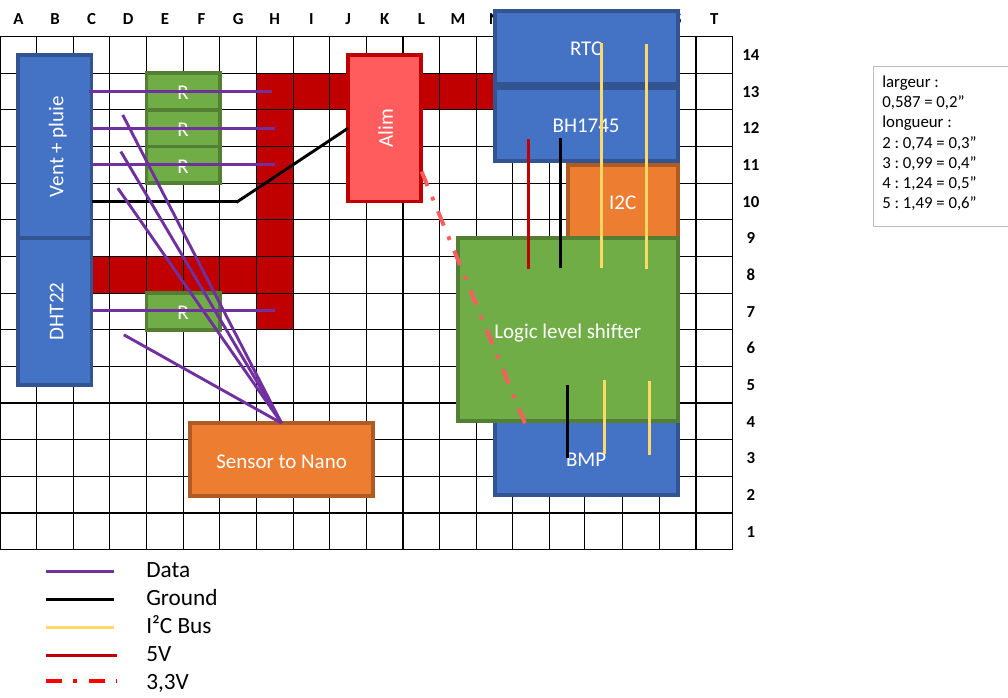
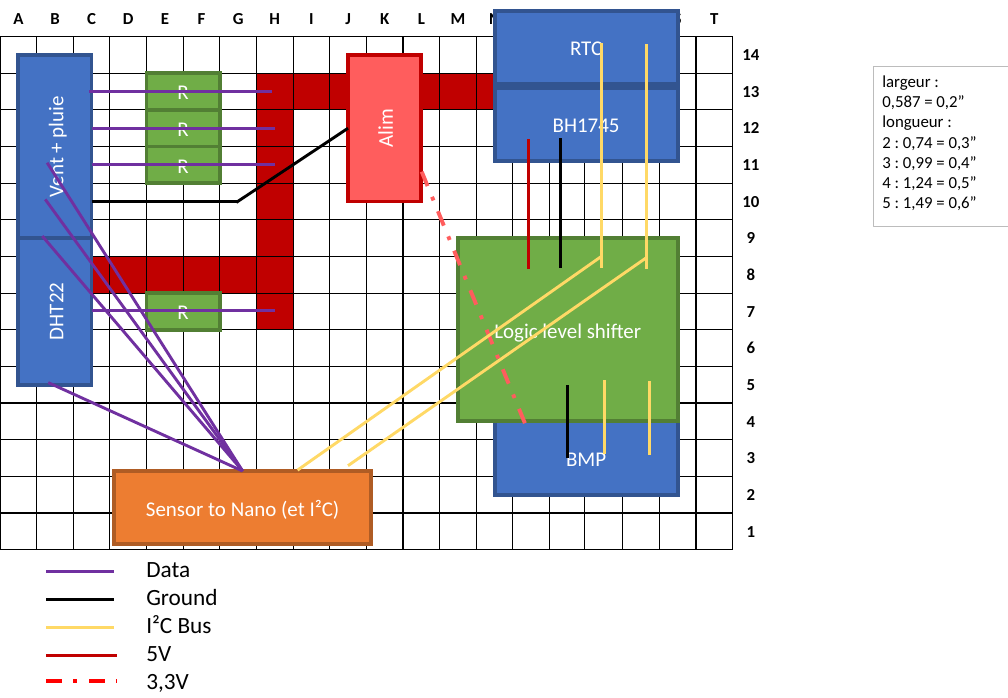
Before and after one commit to brice1401/StationMeteo, a slide deck: slide 1 of Carte.pptx. Drawn at 1008x698 pixels with LibreOffice and Linux fonts; fonts in the diff are those of the drawing. Boxes give left, top, right and bottom in pixels: in the first picture for what was removed or moved away, otherwise in the second. Text is boxed around its words. In the diff, an @@ line names an element or a change of style, - is before the commit and + after.

```diff
--- a/Carte.pptx
+++ b/Carte.pptx
@@ line moved from (123, 115) - (282, 423) to (47, 163) - (243, 471) @@
@@ rectangle removed at (568, 165, 678, 238) @@
-I2C
@@ line moved from (121, 152) - (282, 423) to (46, 199) - (243, 471) @@
@@ line moved from (118, 188) - (282, 423) to (42, 236) - (243, 471) @@
@@ line added from (298, 470) to (601, 257), #FFD966 2.25 pt @@
@@ line added from (348, 465) to (647, 258), #FFD966 2.25 pt @@
@@ line moved from (124, 335) - (282, 423) to (48, 383) - (243, 471) @@
@@ rectangle "Sensor to Nano (et I²C)": place and size @@
-rectangle "Sensor to Nano (et I²C)" at (190, 423, 373, 497)
+rectangle "Sensor to Nano (et I²C)" at (114, 471, 371, 544)
@@ text in rectangle at (146, 500, 340, 519): text changed @@
-Sensor to Nano
+Sensor to Nano (et I²C)
```
Also in this commit, not shown: 3 other files.
